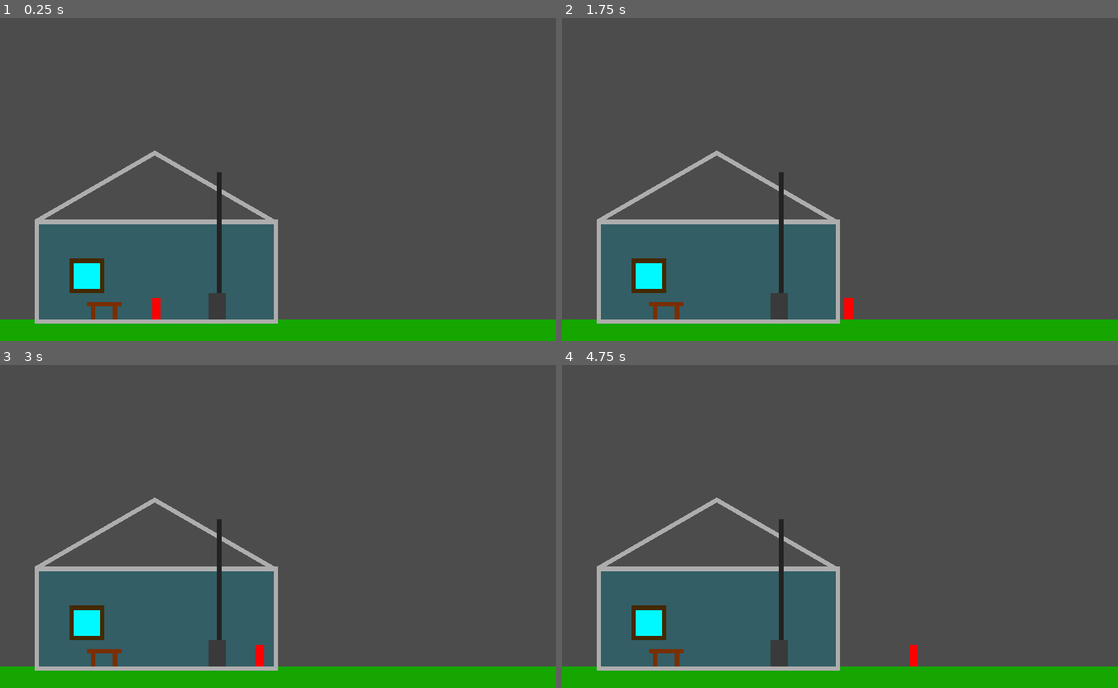
Above: before the commit, frames 1-4 (two rows, left to right).
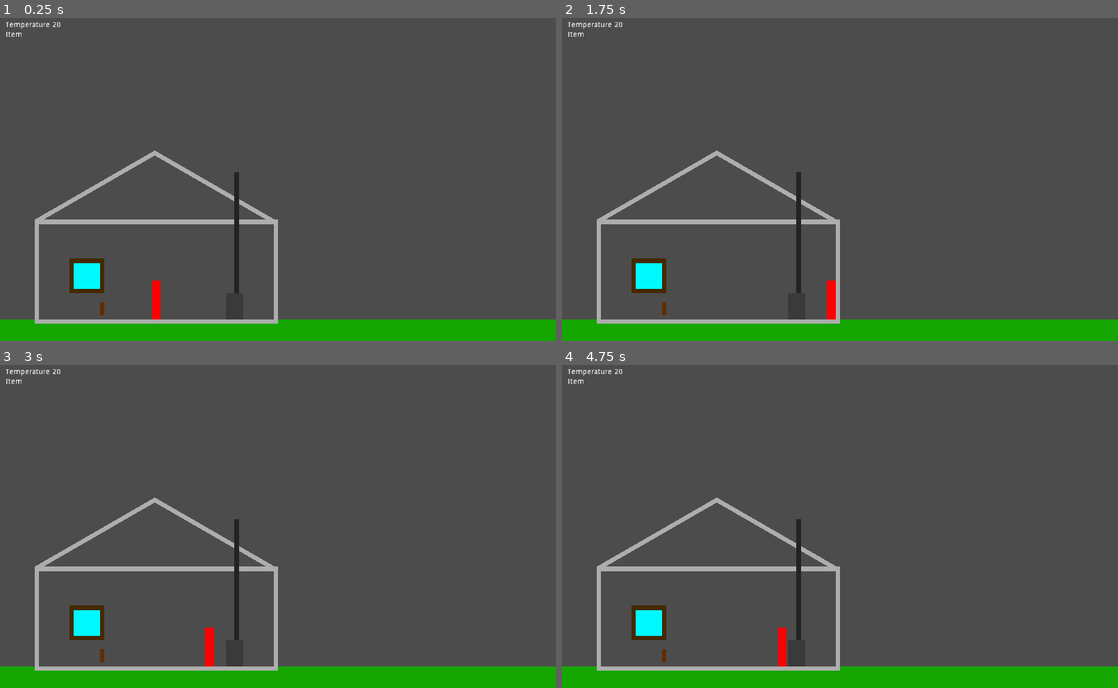
Above: after the commit, the same moments.

Repository: Fifut/Ludum-Dare-50
Game: Godot game, scene res://World.tscn
Two runs of this game, one before a commit and one after it. Both use one fixed random seed, a clock stepped at 60 frames per second and the inputs below.
Inputs:
- Up to frame 1 (0.25 s): no input
- Up to frame 2 (1.75 s): tap Enter (ui_accept) at 0.5, 0.6, 0.77, 1.07, 1.35, 1.52 s; hold Right (ui_right) from 0.53 s (still down)
- Up to frame 3 (3 s): tap Enter (ui_accept) at 1.82, 2.1, 2.85 s; release Right (ui_right) at 2.03 s; hold Left (ui_left) 2.03-2.78 s; hold Right (ui_right) from 2.78 s (still down)
- Up to frame 4 (4.75 s): tap Enter (ui_accept) at 3.02, 3.32, 3.6, 3.77, 4.07, 4.35, 4.52 s; release Right (ui_right) at 4.28 s; hold Left (ui_left) from 4.28 s (still down)

The runs differ from the first frame. In frame 1, 12% of the frame differs, in the area x 1-50%, y 1-94%; in frame 2, 12%; in frame 3, 12%; in frame 4, 12%, in the area x 1-64%, y 1-94%.

Commit message:
Mécanique: Pickable Engine temperature HUD temperature et pickable

Diff:
--- /dev/null
+++ b/Engine.gd
@@ -0,0 +1,26 @@
+extends Node
+
+
+# Declare member variables here. Examples:
+var _temperature = 20
+var _item = ""
+
+
+# Called when the node enters the scene tree for the first time.
+func _ready():
+	pass
+
+
+
+# Called every frame. 'delta' is the elapsed time since the previous frame.
+func _process(delta):
+	$Control/HBoxContainer/Temperature.text = "Temperature " + str(_temperature)
+	$Control/HBoxContainer/Item.text = "Item  " + str(_item)
+
+
+func _on_Timer_timeout():
+	_temperature -= 1
+
+
+func setItem(name: String):
+	_item = name
--- /dev/null
+++ b/Engine.tscn
@@ -0,0 +1,33 @@
+[gd_scene load_steps=2 format=2]
+
+[ext_resource path="res://Engine.gd" type="Script" id=1]
+
+[node name="Engine" type="Node"]
+script = ExtResource( 1 )
+
+[node name="Timer" type="Timer" parent="."]
+wait_time = 10.0
+autostart = true
+
+[node name="Control" type="Control" parent="."]
+margin_right = 1024.0
+margin_bottom = 600.0
+
+[node name="HBoxContainer" type="VBoxContainer" parent="Control"]
+margin_left = 10.0
+margin_top = 10.0
+margin_right = 1024.0
+margin_bottom = 600.0
+
+[node name="Temperature" type="Label" parent="Control/HBoxContainer"]
+margin_right = 1014.0
+margin_bottom = 14.0
+text = "Temperature"
+
+[node name="Item" type="Label" parent="Control/HBoxContainer"]
+margin_top = 18.0
+margin_right = 1014.0
+margin_bottom = 32.0
+text = "Item"
+
+[connection signal="timeout" from="Timer" to="." method="_on_Timer_timeout"]
--- /dev/null
+++ b/Furnace.tscn
@@ -0,0 +1,22 @@
+[gd_scene load_steps=2 format=2]
+
+[sub_resource type="RectangleShape2D" id=1]
+extents = Vector2( 16, 24 )
+
+[node name="Furnace" type="Area2D"]
+
+[node name="Main" type="ColorRect" parent="."]
+margin_left = -16.0
+margin_top = -48.0
+margin_right = 16.0
+color = Color( 0.227451, 0.227451, 0.227451, 1 )
+
+[node name="ColorRect" type="ColorRect" parent="."]
+margin_top = -272.0
+margin_right = 8.0
+margin_bottom = -48.0
+color = Color( 0.137255, 0.137255, 0.137255, 1 )
+
+[node name="CollisionShape2D" type="CollisionShape2D" parent="."]
+position = Vector2( 0, -24 )
+shape = SubResource( 1 )
--- a/House.tscn
+++ b/House.tscn
@@ -12,6 +12,7 @@
 [node name="House" type="Node2D"]
 
 [node name="Background" type="ColorRect" parent="."]
+visible = false
 margin_left = 72.0
 margin_top = 384.0
 margin_right = 504.0
--- /dev/null
+++ b/Pickable/Chaire.gd
@@ -0,0 +1 @@
+extends "res://Pickable/Pickable.gd"
--- /dev/null
+++ b/Pickable/Chaire.tscn
@@ -0,0 +1,20 @@
+[gd_scene load_steps=4 format=2]
+
+[ext_resource path="res://Pickable/Pickable.tscn" type="PackedScene" id=1]
+[ext_resource path="res://Pickable/Chaire.gd" type="Script" id=2]
+
+[sub_resource type="RectangleShape2D" id=1]
+extents = Vector2( 4, 12 )
+
+[node name="Chaire" instance=ExtResource( 1 )]
+script = ExtResource( 2 )
+item_name = "Chair"
+
+[node name="CollisionShape2D" parent="." index="0"]
+position = Vector2( -4, -12 )
+shape = SubResource( 1 )
+
+[node name="ColorRect" type="ColorRect" parent="." index="2"]
+margin_left = -8.0
+margin_top = -24.0
+color = Color( 0.376471, 0.176471, 0, 1 )
--- /dev/null
+++ b/Pickable/Pickable.gd
@@ -0,0 +1,23 @@
+extends Area2D
+
+
+var _body = null
+export var item_name = "none"
+
+
+func _process(delta):
+
+	if _body != null and Input.is_action_just_pressed("ui_accept"):
+		print("Pickable " + item_name + ": picked")
+		_body.setItem(item_name)
+		queue_free()
+
+
+
+func _on_body_entered(body):
+	print("Pickable " + item_name + " body entered")
+	_body = body
+
+func _on_body_exited(body):
+	print("Pickable " + item_name + " body exited")
+	_body = null
--- a/Pickable/Pickable.tscn
+++ b/Pickable/Pickable.tscn
@@ -1,8 +1,14 @@
-[gd_scene format=2]
+[gd_scene load_steps=2 format=2]
+
+[ext_resource path="res://Pickable/Pickable.gd" type="Script" id=1]
 
 [node name="Pickable" type="Area2D"]
+script = ExtResource( 1 )
 
 [node name="CollisionShape2D" type="CollisionShape2D" parent="."]
 
 [node name="Sprite" type="Sprite" parent="."]
 visible = false
+
+[connection signal="body_entered" from="." to="." method="_on_body_entered"]
+[connection signal="body_exited" from="." to="." method="_on_body_exited"]
--- a/Player/Player.gd
+++ b/Player/Player.gd
@@ -8,8 +8,10 @@
 export var gravity: = 1000.0
 
 
+
 # Variable privée
 var _velocity: = Vector2.ZERO
+var _item: = "none"
 
 
 func _physics_process(delta: float) -> void:
@@ -64,3 +66,9 @@
 		out.y = 0.0
 
 	return out
+
+
+func setItem(item: String):
+	print("Player : item received " + item)
+	_item = item
+	Engine.setItem(item)
--- a/Player/Player.tscn
+++ b/Player/Player.tscn
@@ -3,14 +3,14 @@
 [ext_resource path="res://Player/Player.gd" type="Script" id=1]
 
 [sub_resource type="RectangleShape2D" id=1]
-extents = Vector2( 8, 20 )
+extents = Vector2( 8, 36 )
 
 [node name="Player" type="KinematicBody2D"]
 script = ExtResource( 1 )
 
 [node name="ColorRect" type="ColorRect" parent="."]
 margin_left = -8.0
-margin_top = -40.0
+margin_top = -72.0
 margin_right = 8.0
 color = Color( 1, 0, 0, 1 )
 
@@ -18,5 +18,5 @@
 visible = false
 
 [node name="CollisionShape2D" type="CollisionShape2D" parent="."]
-position = Vector2( 0, -20 )
+position = Vector2( 0, -36 )
 shape = SubResource( 1 )
--- /dev/null
+++ b/World.gd
@@ -0,0 +1,16 @@
+extends Node2D
+
+
+# Declare member variables here. Examples:
+# var a = 2
+# var b = "text"
+
+
+# Called when the node enters the scene tree for the first time.
+func _ready():
+	pass # Replace with function body.
+
+
+# Called every frame. 'delta' is the elapsed time since the previous frame.
+#func _process(delta):
+#	pass
--- a/World.tscn
+++ b/World.tscn
@@ -1,10 +1,14 @@
-[gd_scene load_steps=4 format=2]
+[gd_scene load_steps=6 format=2]
 
 [ext_resource path="res://Player/Player.tscn" type="PackedScene" id=1]
-[ext_resource path="res://Pickable/Table.tscn" type="PackedScene" id=2]
 [ext_resource path="res://House.tscn" type="PackedScene" id=3]
+[ext_resource path="res://Furnace.tscn" type="PackedScene" id=4]
+[ext_resource path="res://Engine.tscn" type="PackedScene" id=5]
+[ext_resource path="res://Pickable/Chaire.tscn" type="PackedScene" id=7]
 
 [node name="World" type="Node2D"]
+
+[node name="Engine" parent="." instance=ExtResource( 5 )]
 
 [node name="Floor" type="ColorRect" parent="."]
 margin_top = 560.0
@@ -14,24 +18,11 @@
 
 [node name="House" parent="." instance=ExtResource( 3 )]
 
-[node name="Furnace" type="Node2D" parent="."]
-
-[node name="Main" type="ColorRect" parent="Furnace"]
-margin_left = 384.0
-margin_top = 512.0
-margin_right = 416.0
-margin_bottom = 560.0
-color = Color( 0.227451, 0.227451, 0.227451, 1 )
-
-[node name="ColorRect" type="ColorRect" parent="Furnace"]
-margin_left = 400.0
-margin_top = 288.0
-margin_right = 408.0
-margin_bottom = 512.0
-color = Color( 0.137255, 0.137255, 0.137255, 1 )
-
-[node name="Table" parent="." instance=ExtResource( 2 )]
-position = Vector2( 192, 560 )
+[node name="Furnace" parent="." instance=ExtResource( 4 )]
+position = Vector2( 432, 560 )
 
 [node name="Player" parent="." instance=ExtResource( 1 )]
 position = Vector2( 288, 552 )
+
+[node name="Chaire" parent="." instance=ExtResource( 7 )]
+position = Vector2( 192, 552 )
--- a/project.godot
+++ b/project.godot
@@ -14,6 +14,10 @@
 run/main_scene="res://World.tscn"
 config/icon="res://icon.png"
 
+[autoload]
+
+Engine="*res://Engine.tscn"
+
 [display]
 
 window/stretch/mode="2d"
